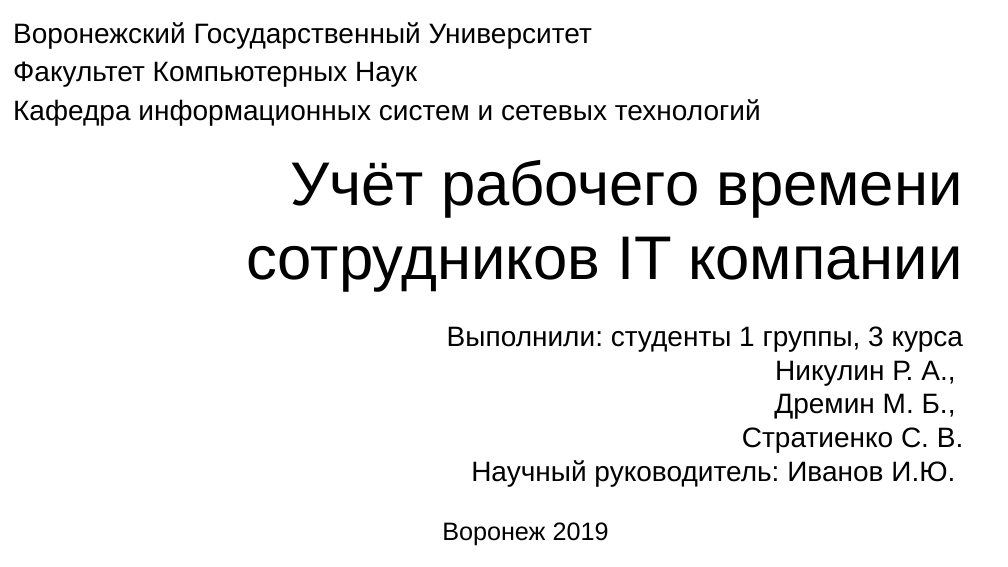
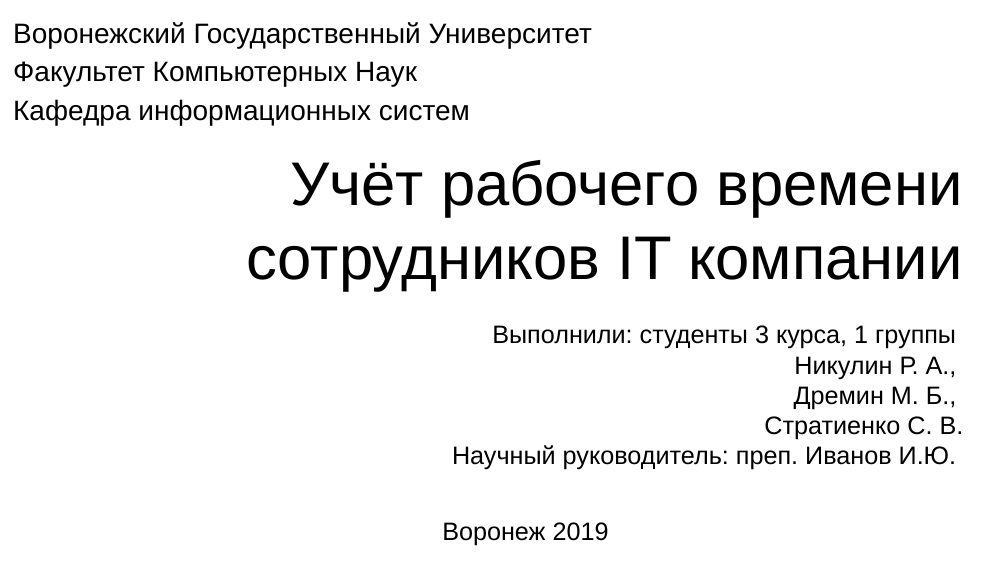
Before and after one commit to NikulinR/ITTimeRecording, a slide deck: slide 1 of Presentation.pptx. Drawn at 1008x567 pixels with LibreOffice and Linux fonts; fonts in the diff are those of the drawing. Boxes give left, top, right and bottom in pixels: in the first picture for what was removed or moved away, otherwise in the second. Text is boxed around its words. In the diff, an @@ line names an element or a change of style, - is before the commit and + after.

Commit message:
Presentation fix

```diff
--- a/Presentation.pptx
+++ b/Presentation.pptx
@@ text at (x1=13, y1=99, x2=470, y2=125): text changed @@
-Кафедра информационных систем и сетевых технологий
+Кафедра информационных систем
@@ subtitle at (x1=492, y1=325, x2=956, y2=349): text changed; size 20 to 18 pt @@
-Выполнили: студенты 1 группы, 3 курса
+Выполнили: студенты 3 курса, 1 группы
@@ subtitle at (x1=764, y1=356, x2=964, y2=440): size 20 to 18 pt in "Никулин Р. А.,", "Дремин М. Б.,", "Стратиенко С. В." @@
@@ subtitle at (x1=452, y1=445, x2=957, y2=470): text changed; size 20 to 18 pt @@
-Научный руководитель: Иванов И.Ю.
+Научный руководитель: преп. Иванов И.Ю.
```
Also in this commit, not shown: 6 other slides changed, 1 slide added, 1 slide removed.
